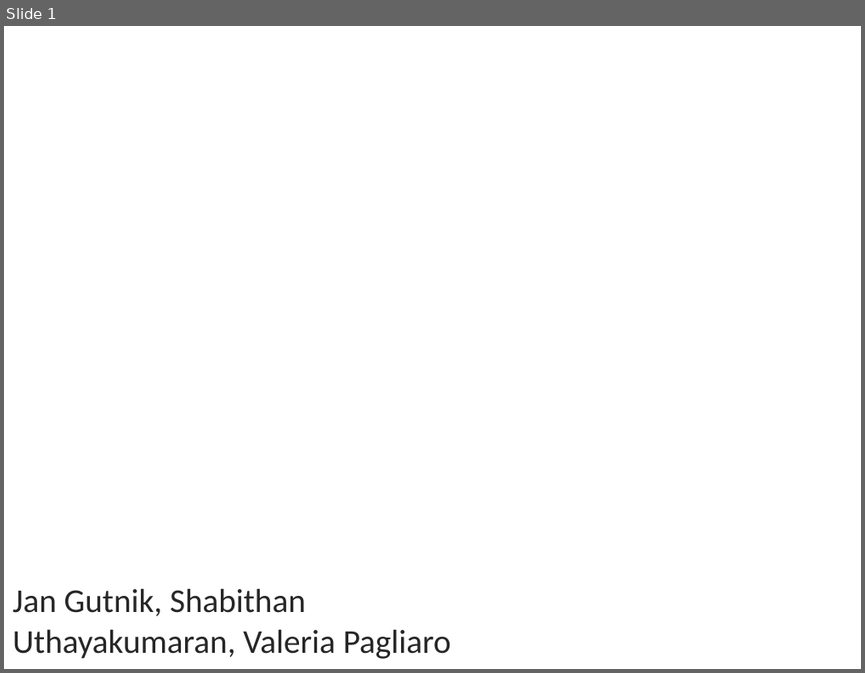
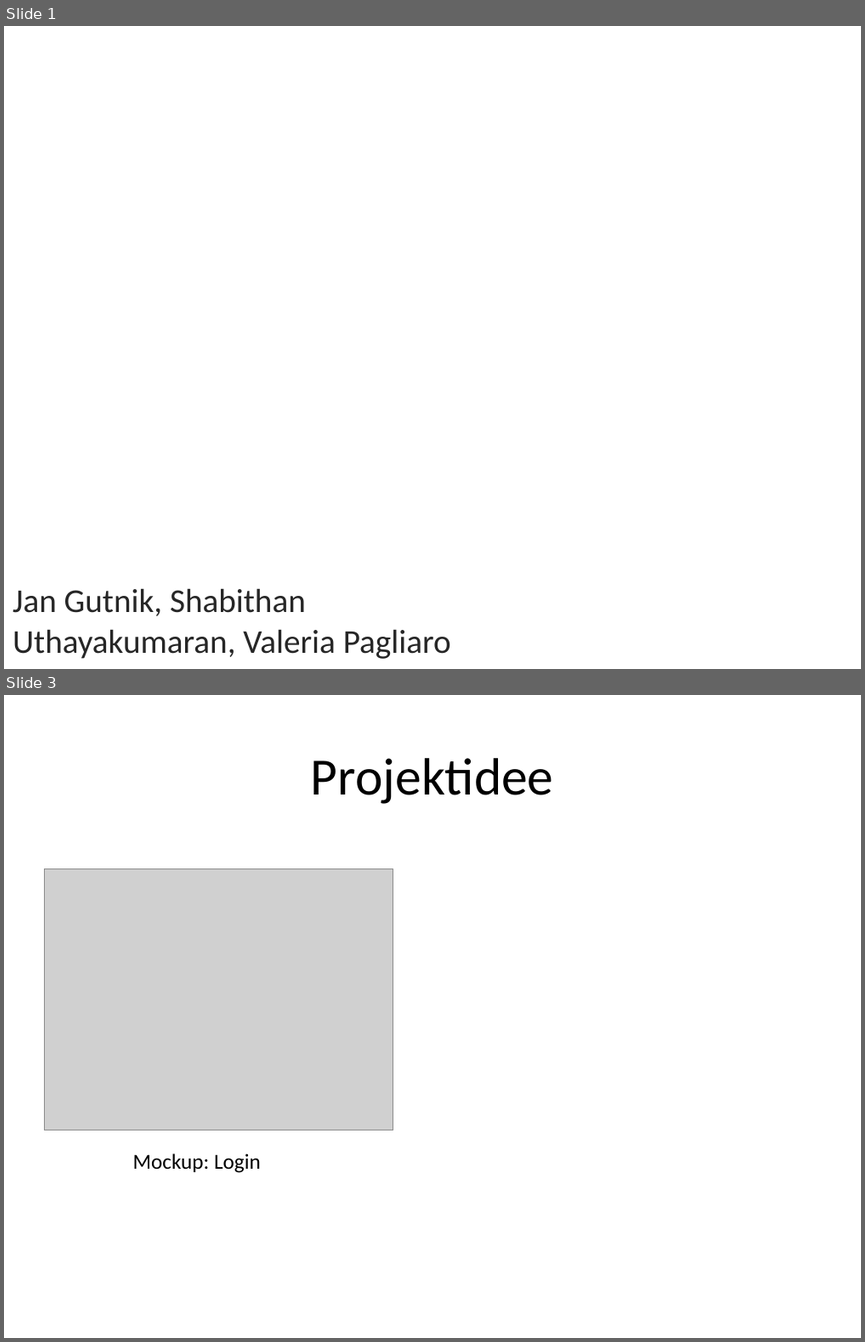
Before and after one commit to valeriapag/E-Mood-Tracker, a slide deck: Doku/endpräsentation-ehalth.pptx. Shown one above the other, each under a label of ours: slide 1 before the commit, slides 1 and 3 after it; the slides between them are not shown. The pictures are 865x673 and 865x1342 pixels, drawn with LibreOffice and Linux fonts; fonts in the diff are those of the drawing; grey boxes stand for pictures; background and template pictures are left out. Boxes give left, top, right and bottom in pixels: in the first picture for what was removed or moved away, otherwise in the second. Text is boxed around its words. In the diff, an @@ line names an element or a change of style, - is before the commit and + after.

```diff
--- a/Doku/endpräsentation-ehalth.pptx
+++ b/Doku/endpräsentation-ehalth.pptx
@@ slide 3 added at [4, 695, 861, 1338], background #FFFFFF @@
@@ title added at [311, 758, 554, 804], 44 pt, text #000000 @@
+Projektidee
@@ picture added at [44, 869, 393, 1130] @@
@@ text added at [133, 1153, 261, 1173], 18 pt, text #000000 @@
+Mockup: Login
```
Also in this commit, not shown: 5 other slides added, 1 slide removed.
